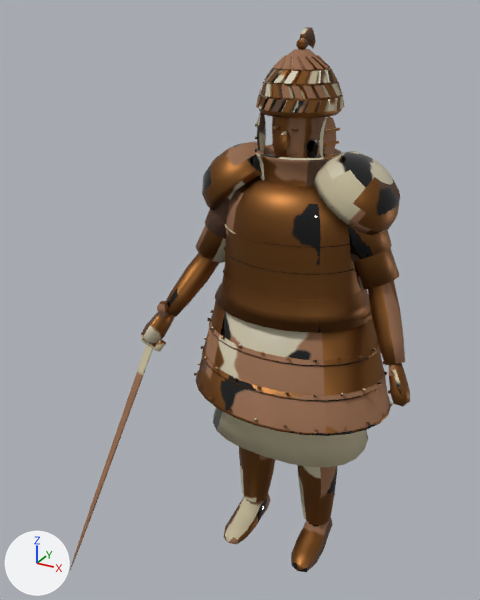
Two versions of the glTF model Assets/Models/ArtBible/Enemies/Bronze/DendraChampion/glTF/DendraChampion.gltf, one commit apart.
Both versions are drawn from a 50 mm lens placed at (0.89, -2.01, 2.0), pointed at (-0.12, -0.17, 1.08). Every picture has the same lights, and +X, +Y and +Z are marked at lower left. The first picture is the older version. Vertices at exactly the same position are counted once.

Objects in the first picture: 'DendraChampion'.
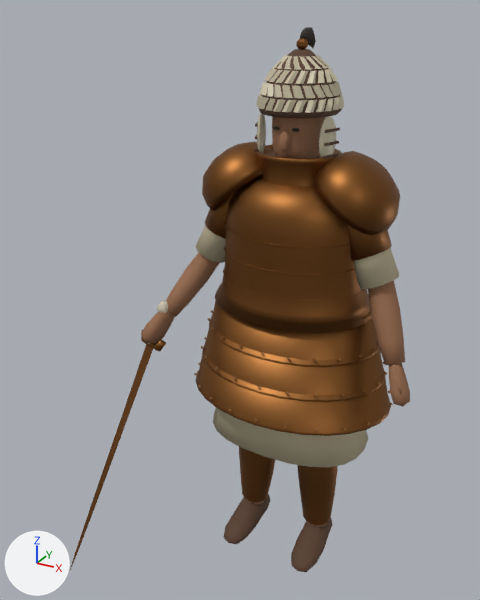
The edits, one by one:
me_dendrachampion is used by ob_dendrachampion; location (0.0, 0.0, 0.0).
me_dendrachampion had 5159 vertices, 9882 faces and spanned x -0.58..0.49, y -0.66..0.29, z 0.0..1.95.
me_dendrachampion now has 4123 vertices, 7794 faces and spans x -0.58..0.49, y -0.66..0.3, z 0.0..1.95.
me_dendrachampion part 1: 23 vertices moved within x -0.13..0.12, y -0.13..0.14, z 1.72..1.87; 784 vertices removed from x -0.14..0.14, y -0.14..0.16, z 1.72..1.87; 144 vertices added at x -0.14..0.14, y -0.14..0.16, z 1.72..1.87.
me_dendrachampion part 2: 7 vertices moved within x -0.29..0.32, y -0.15..0.21, z 0.82..0.94; 445 vertices removed from x -0.39..0.39, y -0.29..0.29, z 0.69..0.94; 49 vertices added at x -0.39..0.39, y -0.28..0.3, z 0.7..0.94.
me_dendrachampion part 3: 6413 kept faces spanning x -0.58..0.49, y -0.66..0.29, z 0.0..1.95 get new texture (UV) coordinates.

What differs and where, as boxes (x1, y1, x2, y2) in the pictures (480 x 600 px):
part 1 of me_dendrachampion, cut back: (256, 55, 344, 113) in both
part 2 of me_dendrachampion, cut back: before (194, 310, 393, 432); after (198, 316, 393, 432)
part 3 of me_dendrachampion, surface changed: (72, 27, 410, 572) in both
